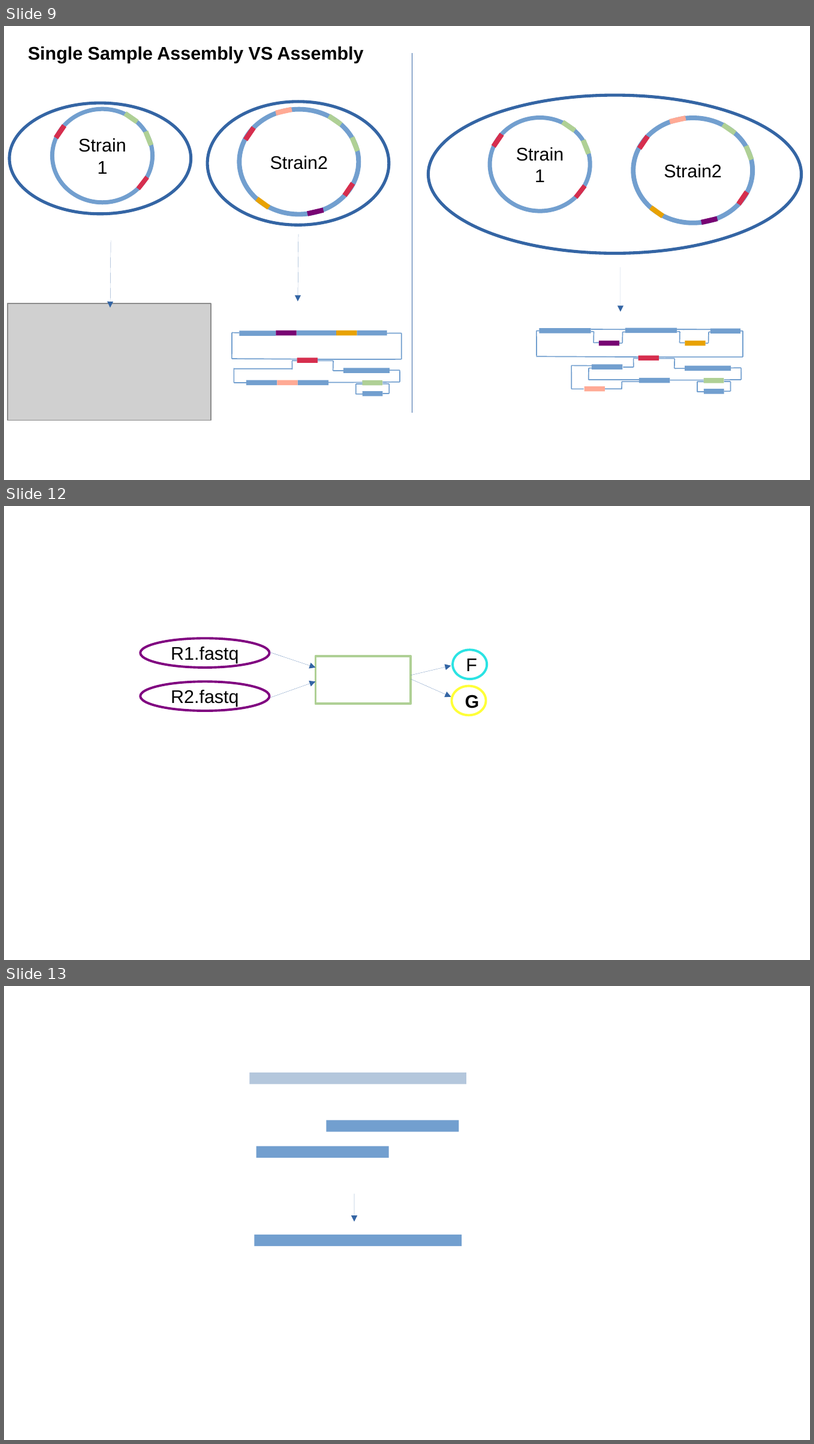
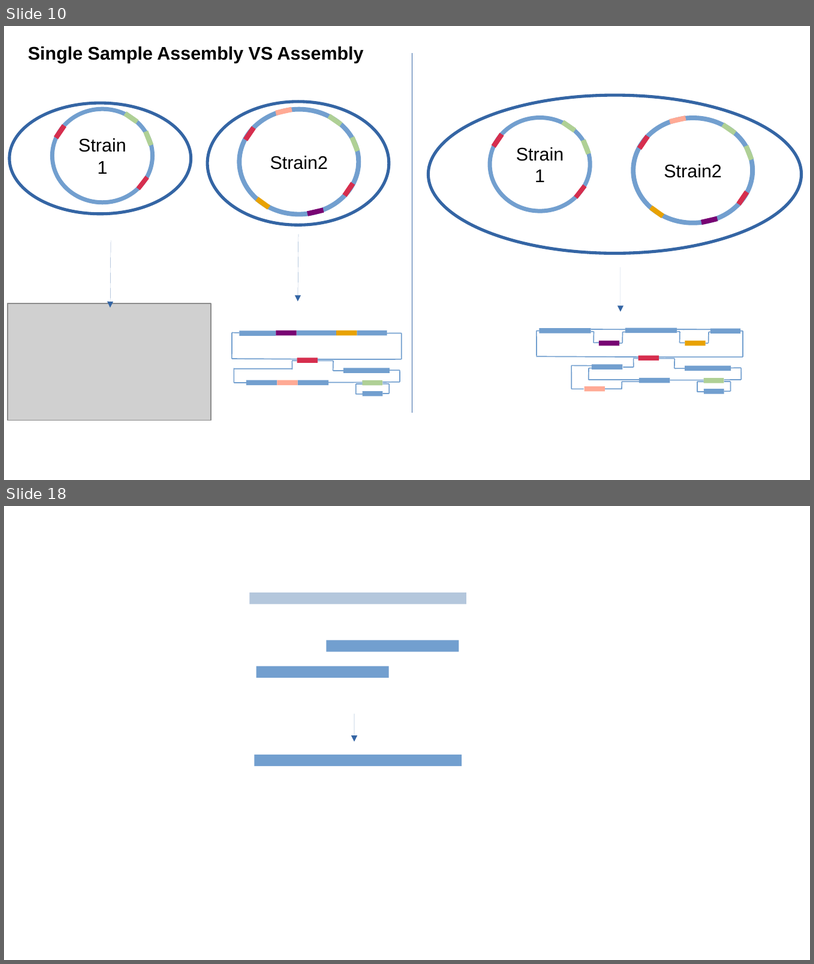
Before and after one commit to Sebastien-Raguideau/Ebame, a slide deck: Figures/ebame_figs.odp. Shown one above the other, each under a label of ours: slides 9, 12 and 13 before the commit, slides 10 and 18 after it; the slides between them are not shown. The pictures are 814x1444 and 814x964 pixels, drawn with LibreOffice and Linux fonts; fonts in the diff are those of the drawing; grey boxes stand for pictures. Boxes give left, top, right and bottom in pixels: in the first picture for what was removed or moved away, otherwise in the second. Text is boxed around its words. In the diff, an @@ line names an element or a change of style, - is before the commit and + after.

```diff
--- a/Figures/ebame_figs.odp
+++ b/Figures/ebame_figs.odp
@@ slide 12 removed at bbox=[4, 506, 810, 960], background #FFFFFF @@
@@ ellipse removed at bbox=[140, 639, 270, 668] @@
-R1.fastq
@@ ellipse removed at bbox=[453, 649, 488, 679] @@
-F
@@ arrow removed from (270, 652) to (316, 668) @@
@@ rectangle removed at bbox=[316, 656, 411, 703] @@
@@ arrow removed from (411, 675) to (451, 666) @@
@@ ellipse removed at bbox=[140, 682, 270, 711] @@
-R2.fastq
@@ arrow removed from (270, 698) to (316, 682) @@
@@ arrow removed from (411, 679) to (451, 697) @@
@@ ellipse removed at bbox=[452, 686, 486, 715] @@
-G
@@ what was slide 9 is now slide 10 @@
@@ what was slide 13 is now slide 18 @@
```
Also in this commit, not shown: 8 slides changed, 6 slides added, 1 other file.
